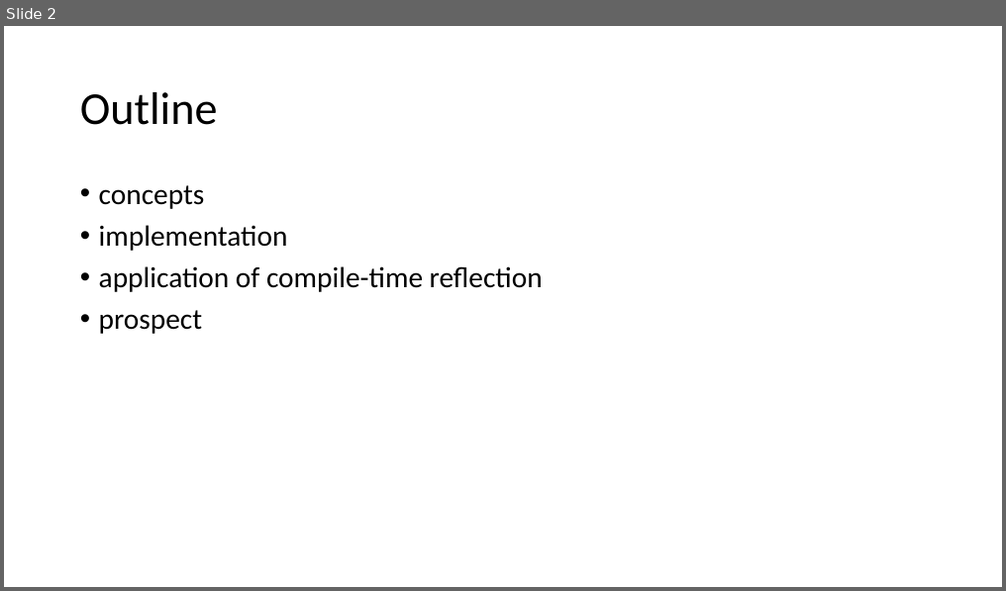
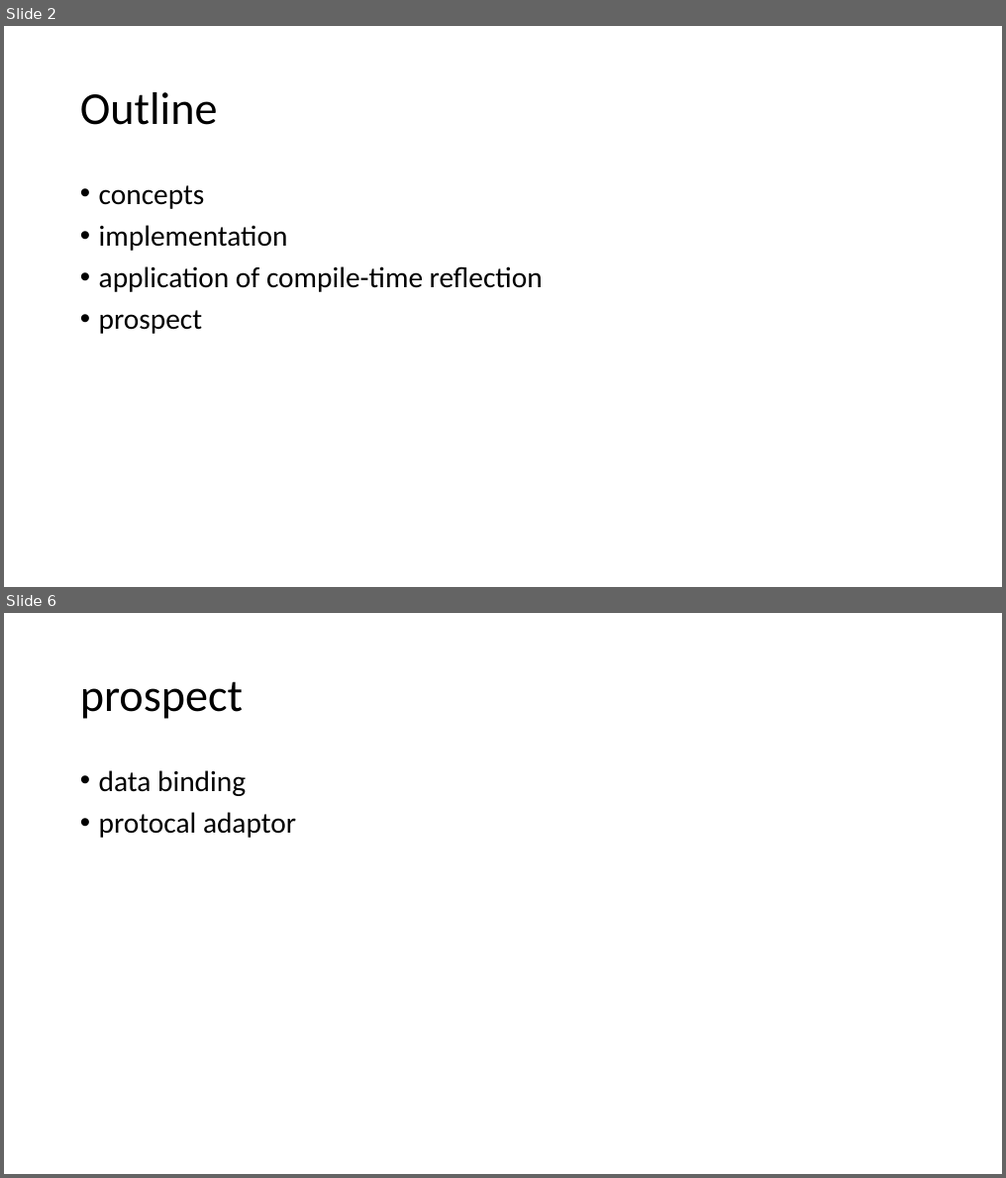
Before and after one commit to qicosmos/cppcon2017, a slide deck: cppcon2017.pptx. Shown one above the other, each under a label of ours: slide 2 before the commit, slides 2 and 6 after it; the slides between them are not shown. The pictures are 1006x591 and 1006x1178 pixels, drawn with LibreOffice and Linux fonts; fonts in the diff are those of the drawing. Boxes give left, top, right and bottom in pixels: in the first picture for what was removed or moved away, otherwise in the second. Text is boxed around its words. In the diff, an @@ line names an element or a change of style, - is before the commit and + after.

```diff
--- a/cppcon2017.pptx
+++ b/cppcon2017.pptx
@@ slide 6 added at (4,613,1002,1174), background #FFFFFF @@
@@ title added at (80,681,243,719), 44 pt, text #000000 @@
+prospect
@@ text added at (99,770,296,838), 28 pt, text #000000 @@
+• data binding
+• protocal adaptor
```
Also in this commit, not shown: 3 other slides added.
